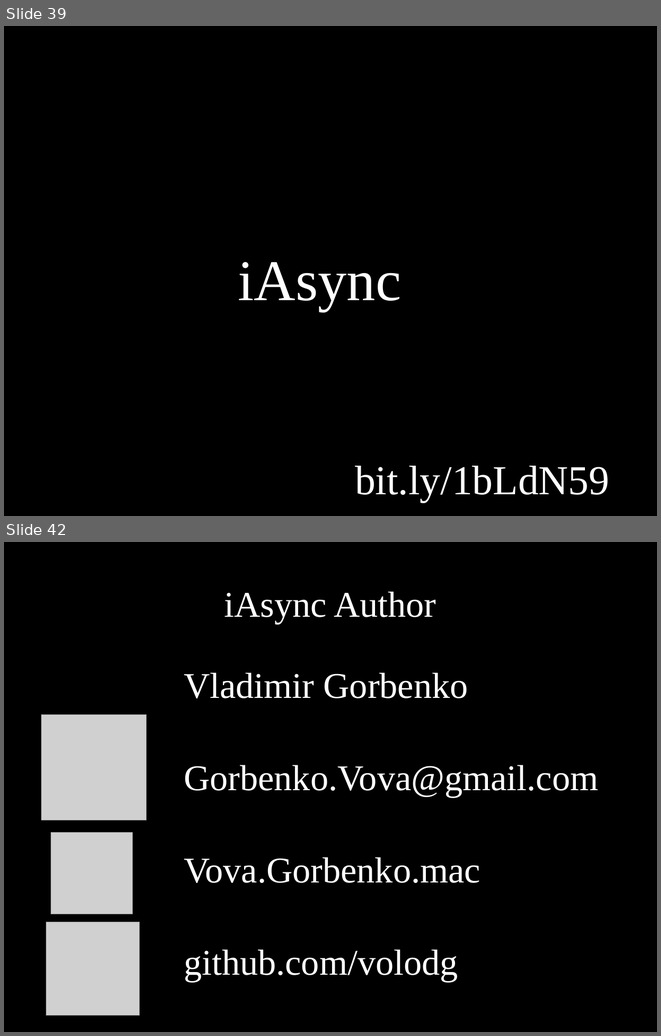
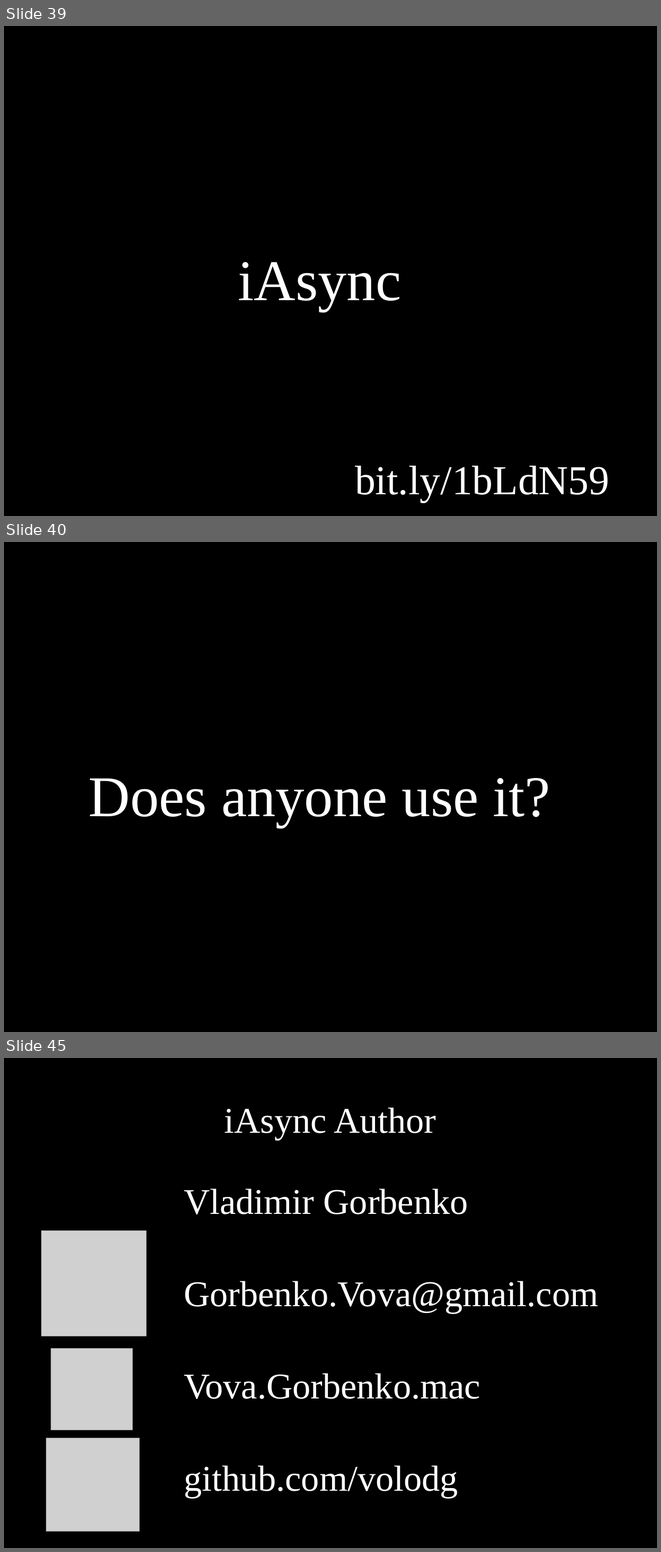
Before and after one commit to dodikk/iAsyncSlides, a slide deck: iAsync-slides.odp. Shown one above the other, each under a label of ours: slides 39 and 42 before the commit, slides 39, 40 and 45 after it; the slides between them are not shown. The pictures are 661x1036 and 661x1552 pixels, drawn with LibreOffice and Linux fonts; fonts in the diff are those of the drawing; grey boxes stand for pictures. Boxes give left, top, right and bottom in pixels: in the first picture for what was removed or moved away, otherwise in the second. Text is boxed around its words. In the diff, an @@ line names an element or a change of style, - is before the commit and + after.

```diff
--- a/iAsync-slides.odp
+++ b/iAsync-slides.odp
@@ slide 40 added at [4, 542, 657, 1032], background #000000 @@
@@ text added at [89, 778, 550, 827], 70 pt, text #FFFFFF @@
+Does anyone use it?
@@ what was slide 42 is now slide 45 @@
```
Also in this commit, not shown: 2 slides changed, 3 other slides added, 1 slide removed, 4 other files.
